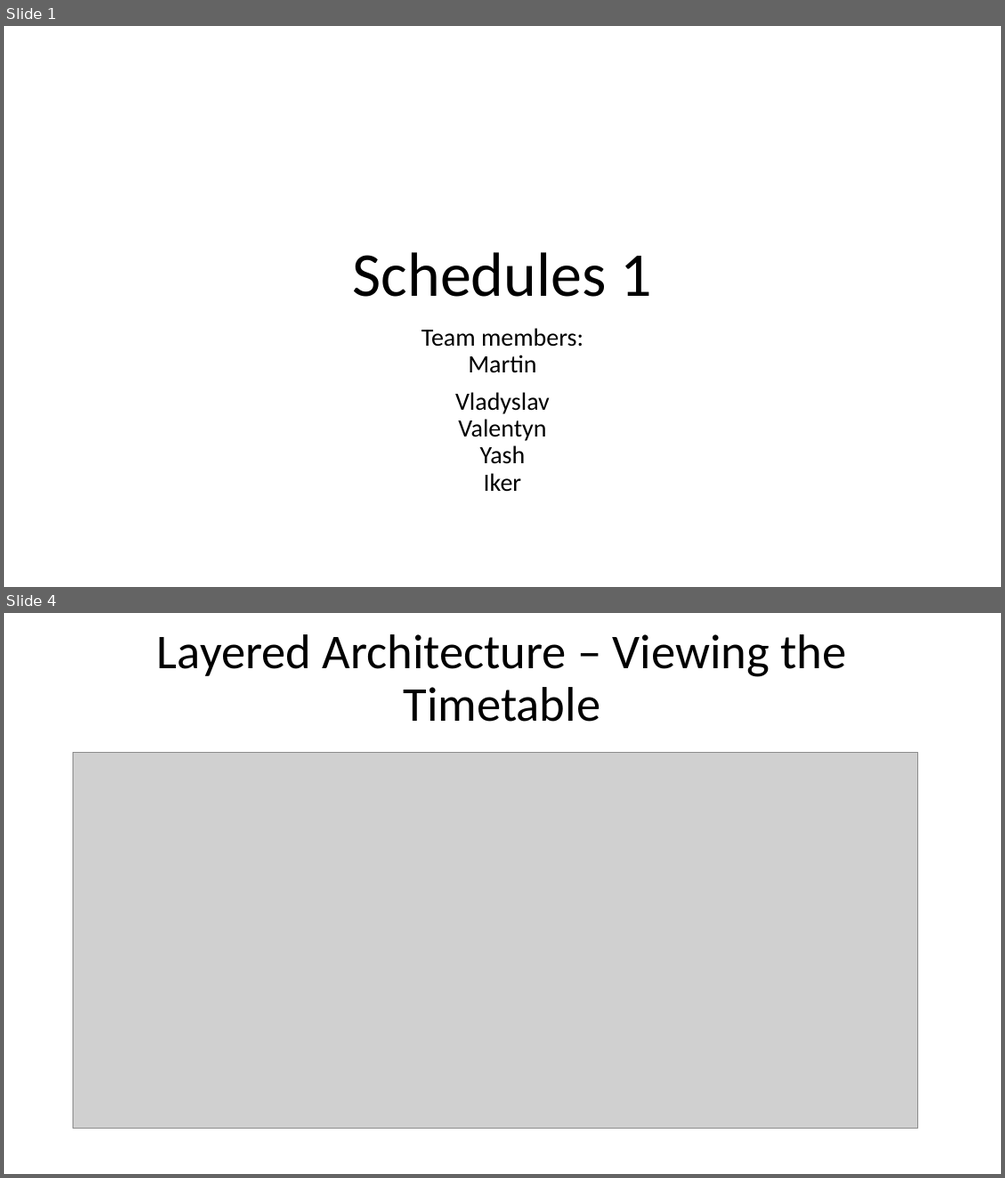
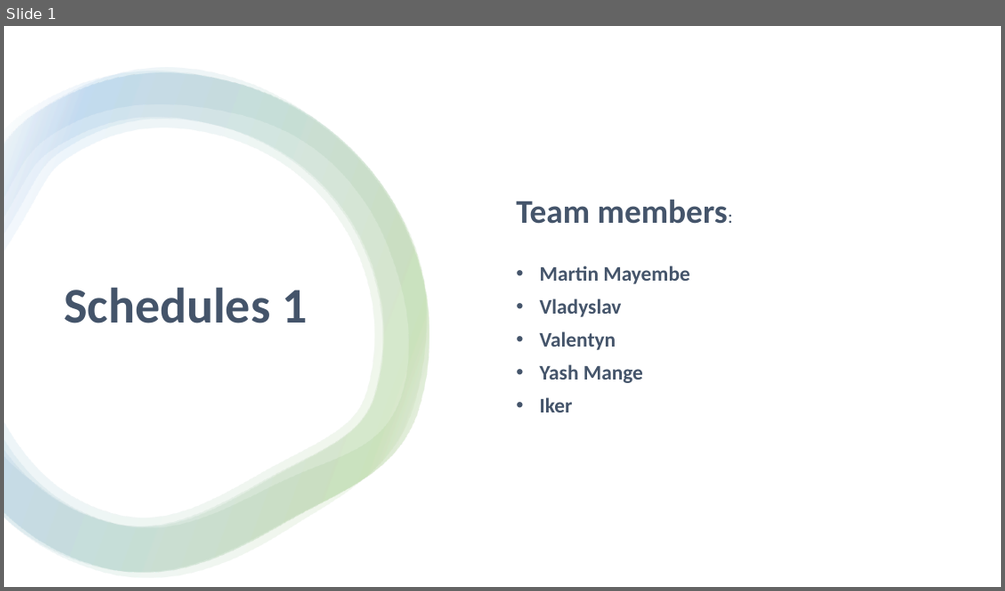
Before and after one commit to mayembe-martin/software_architecture_schedules, a slide deck: Schedules 1.pptx. Shown one above the other, each under a label of ours: slides 1 and 4 before the commit, slide 1 after it; the slides between them are not shown. The pictures are 1005x1178 and 1005x591 pixels, drawn with LibreOffice and Linux fonts; fonts in the diff are those of the drawing; grey boxes stand for pictures. Boxes give left, top, right and bottom in pixels: in the first picture for what was removed or moved away, otherwise in the second. Text is boxed around its words. In the diff, an @@ line names an element or a change of style, - is before the commit and + after.

```diff
--- a/Schedules 1.pptx
+++ b/Schedules 1.pptx
@@ slide 4 removed at bbox=[4, 613, 1001, 1174], background #FFFFFF @@
@@ title removed at bbox=[157, 634, 846, 722] @@
-Layered Architecture – Viewing the Timetable
@@ picture removed at bbox=[73, 752, 918, 1128] @@
@@ slide 1 changed as well @@
@@ rectangle added at bbox=[4, 26, 1001, 587], fill #FFFFFF @@
@@ group added at bbox=[4, 68, 429, 578]: 4 freeform shapes @@
@@ subtitle "Team members:" at bbox=[516, 200, 728, 412]: vertical alignment top to middle @@
@@ title "Schedules 1": place and size @@
-title "Schedules 1" at bbox=[353, 252, 651, 297]
+title "Schedules 1" at bbox=[64, 287, 307, 323]
@@ title "Schedules 1" at bbox=[64, 287, 307, 323]: size 60 to 48 pt, text colour #000000 to #44546A, bold on; alignment centre to left; vertical alignment bottom to middle @@
@@ subtitle at bbox=[516, 200, 728, 412]: text changed; size 24 to 20 pt; text colour #000000 to #44546A; bold on @@
-Team members:
-Martin
-Vladyslav
-Valentyn
-Yash
-Iker
+Team members:
+• Martin Mayembe
+• Vladyslav
+• Valentyn
+• Yash Mange
+• Iker
```
Also in this commit, not shown: 8 other slides changed, 4 slides added, 4 other slides removed.
